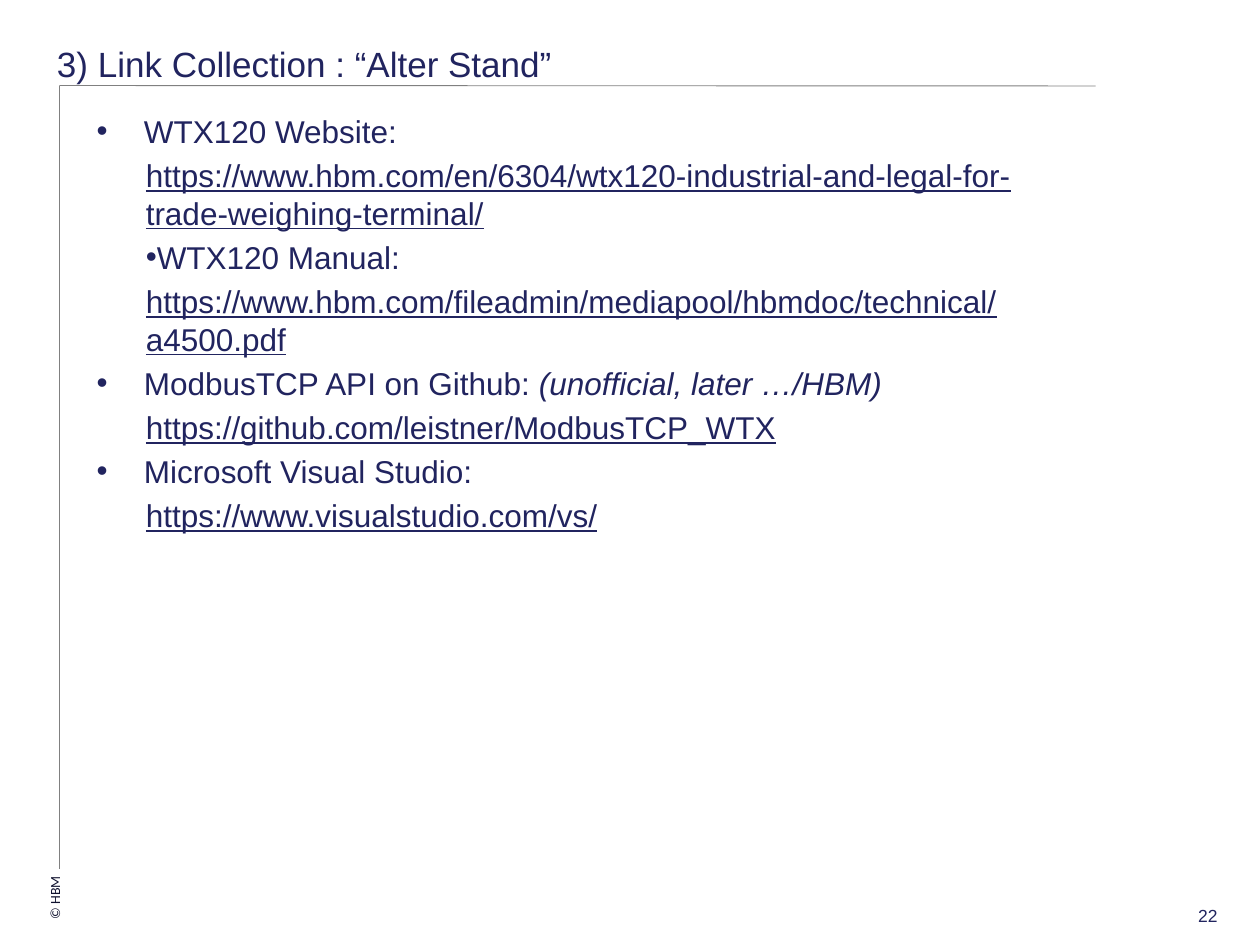
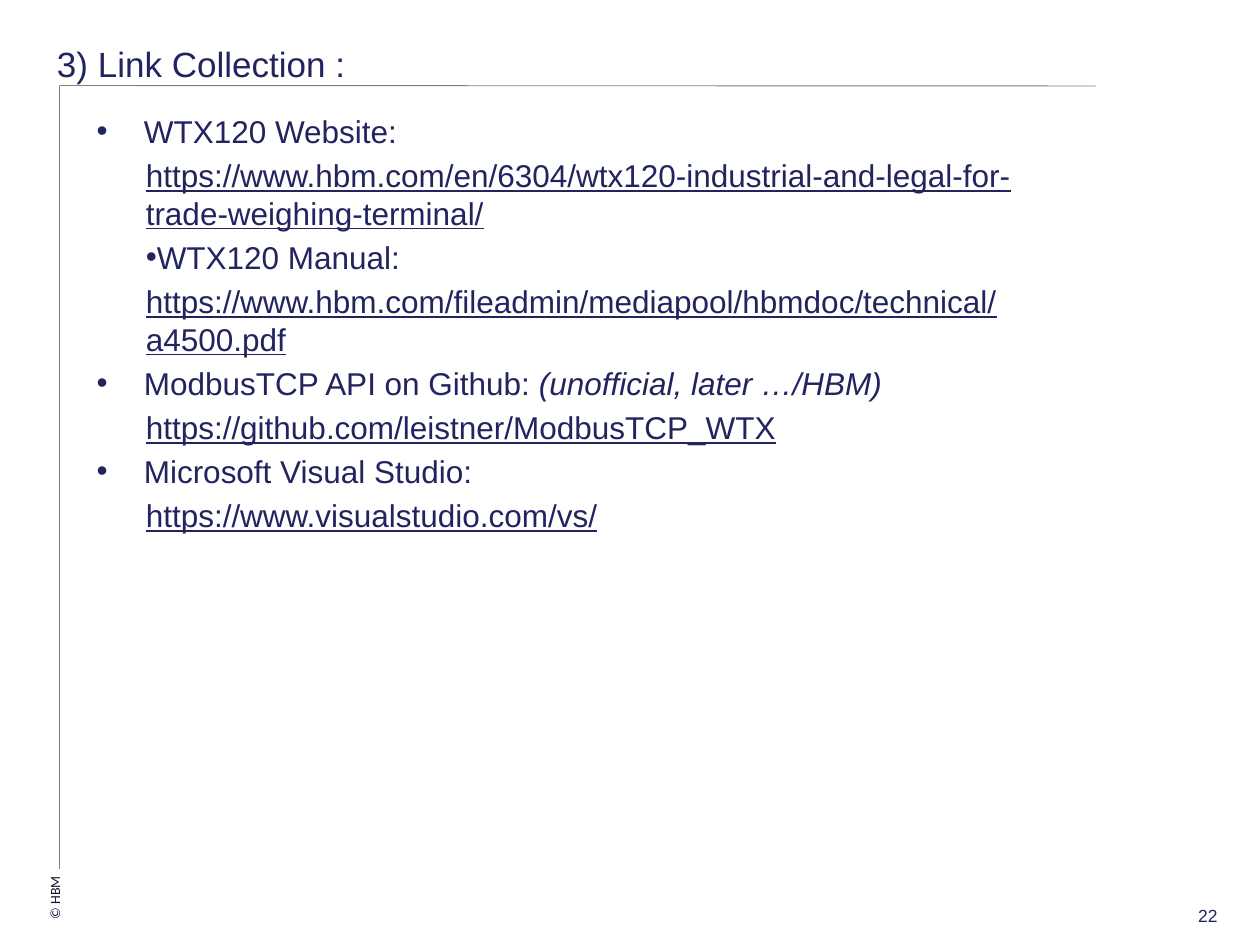
Before and after one commit to FelixHuettlatHBM/ModbusTCP_WTX, a slide deck: slide 22 of Doc/HowTo-WTXModbus.pptx. Drawn at 1260x945 pixels with LibreOffice and Linux fonts; fonts in the diff are those of the drawing; background and template pictures are left out. Boxes give left, top, right and bottom in pixels: in the first picture for what was removed or moved away, otherwise in the second. Text is boxed around its words. In the diff, an @@ line names an element or a change of style, - is before the commit and + after.

```diff
--- a/Doc/HowTo-WTXModbus.pptx
+++ b/Doc/HowTo-WTXModbus.pptx
@@ title at (x1=57, y1=51, x2=326, y2=83): text changed @@
-3) Link Collection : “Alter Stand”
+3) Link Collection :
```
Also in this commit, not shown: 1 other slide changed, 3 other files.
